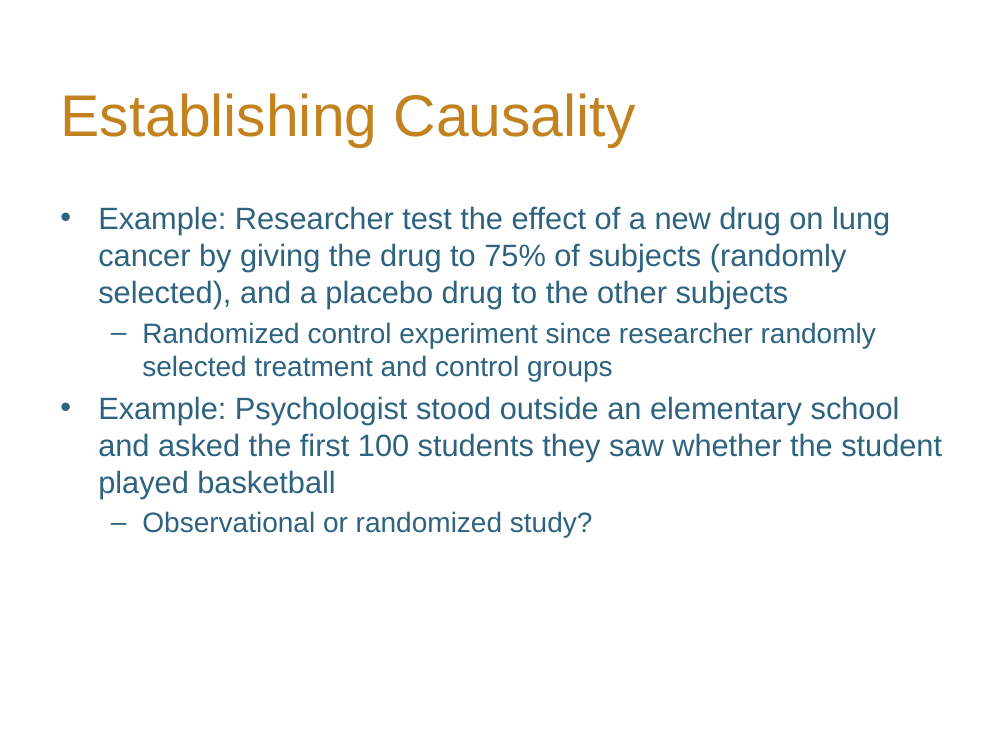
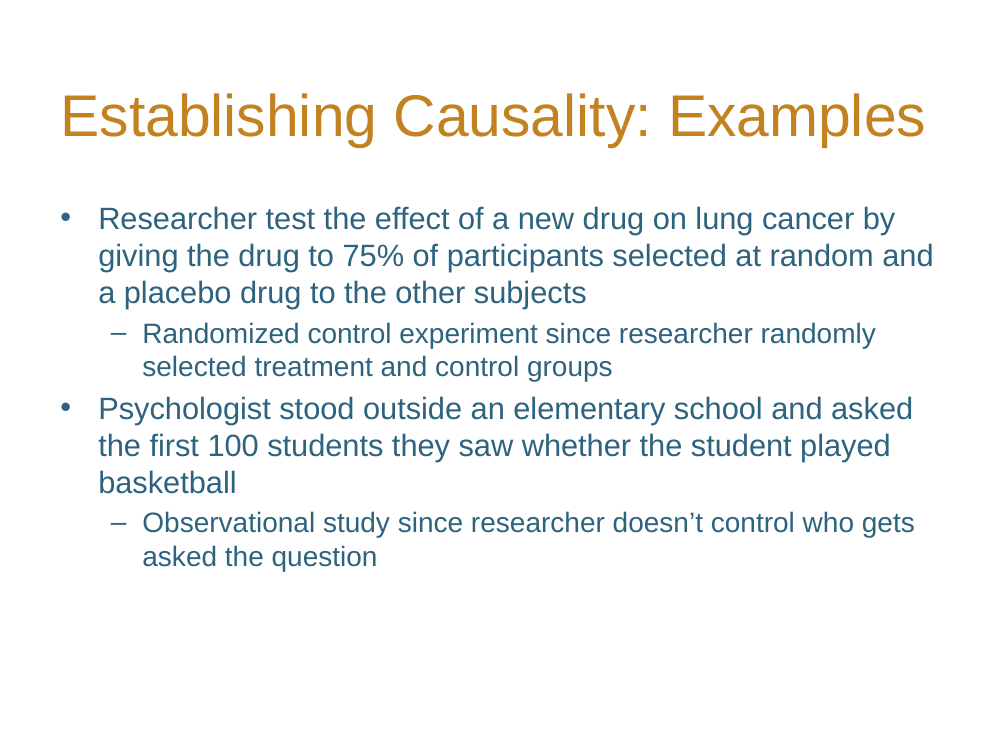
Before and after one commit to hLuo27/teaching, a slide deck: slide 13 of data8/slides/lab2.pptx (slide 12 before the commit). Drawn at 1008x756 pixels with LibreOffice and Linux fonts; fonts in the diff are those of the drawing; background and template pictures are left out. Boxes give left, top, right and bottom in pixels: in the first picture for what was removed or moved away, otherwise in the second. Text is boxed around its words. In the diff, an @@ line names an element or a change of style, - is before the commit and + after.

Commit message:
Updated slides up to Lab 6

```diff
--- a/data8/slides/lab2.pptx
+++ b/data8/slides/lab2.pptx
@@ title at (x1=60, y1=93, x2=926, y2=147): text changed @@
-Establishing Causality
+Establishing Causality: Examples
@@ text at (x1=98, y1=206, x2=933, y2=309): text changed @@
-• Example: Researcher test the effect of a new drug on lung cancer by giving the drug to 75% of subjects (randomly selected), and a placebo drug to the other subjects
+• Researcher test the effect of a new drug on lung cancer by giving the drug to 75% of participants selected at random and a placebo drug to the other subjects
@@ text at (x1=98, y1=396, x2=915, y2=571): text changed @@
-• Example: Psychologist stood outside an elementary school and asked the first 100 students they saw whether the student played basketball
-  – Observational or randomized study?
+• Psychologist stood outside an elementary school and asked the first 100 students they saw whether the student played basketball
+  – Observational study since researcher doesn’t control who gets asked the question
```
Also in this commit, not shown: 3 other slides changed, 10 slides added, 1 slide removed, 9 other files.
